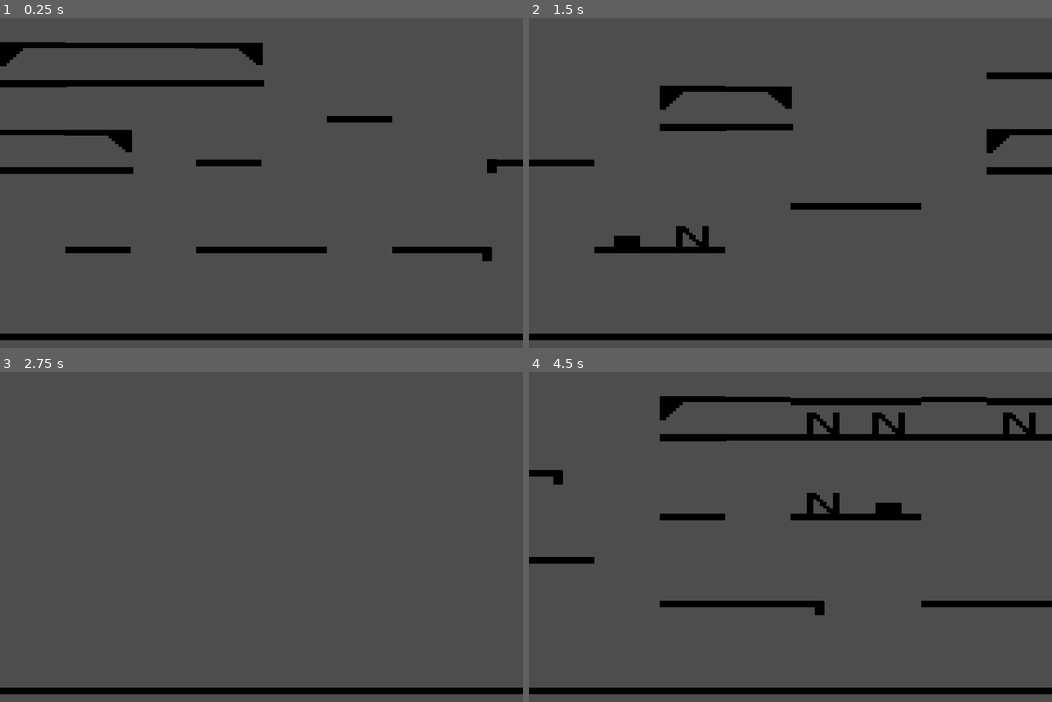
Above: before the commit, frames 1-4 (two rows, left to right).
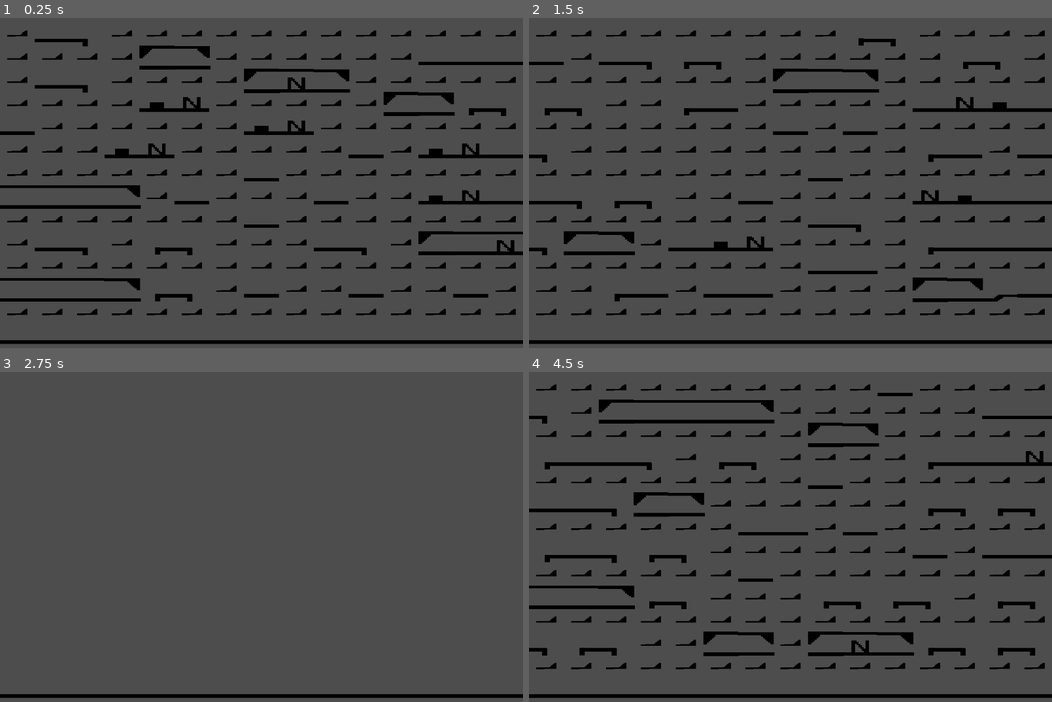
Above: after the commit, the same moments.

Repository: Deiuca/WaveFunctionCollapse
Game: Godot game, scene res://progetto.tscn
Same seed, same stepped clock (60 frames per second), same inputs: the game is played once before the commit and once after it.
Inputs:
- Up to frame 1 (0.25 s): no input
- Up to frame 2 (1.5 s): tap Enter at 0.5 s; hold R 0.53-1.28 s; tap Space at 1.25 s; tap R at 1.35 s
- Up to frame 3 (2.75 s): tap Enter at 2 s; hold R from 2.03 s (still down)
- Up to frame 4 (4.5 s): tap Space at 2.75, 4.25 s; release R at 2.78 s; tap R at 2.85, 4.35 s; tap Enter at 3.5 s; hold R 3.53-4.28 s

The runs differ from the first frame. In frame 1, 18% of the frame differs, in the area x 0-100%, y 3-99%; in frame 2, 16%; in frame 3, 3.2%; in frame 4, 18%.

Commit message:
Regolati pesi edges

Diff:
--- a/PreFabbricati/aria.tscn
+++ b/PreFabbricati/aria.tscn
@@ -9,6 +9,5 @@
 bordi = ["AV", "UOP", "EOP", "OV", "AV", "AV", "OV", "OV"]
 
 [node name="Componente" parent="." index="0" instance=ExtResource("2_qtk3c")]
-visible = false
 position = Vector2(17.3359, 13.5861)
 rotation = 3.13047
--- /dev/null
+++ b/PreFabbricati/hi_to_lo.tscn
@@ -0,0 +1,11 @@
+[gd_scene load_steps=3 format=3 uid="uid://mddxwo1si54j"]
+
+[ext_resource type="PackedScene" uid="uid://chl77nbbcyyb4" path="res://prefab.tscn" id="1_g6tn8"]
+[ext_resource type="Texture2D" uid="uid://byfv3wr07l04r" path="res://Textures/Components/HiToLoPavimento.png" id="2_thl1i"]
+
+[node name="HiToLo" instance=ExtResource("1_g6tn8")]
+bordi = ["O", "Q", "E", "A", "O", "O", "A", "A"]
+
+[node name="HiToLoPavimento" type="Sprite2D" parent="." index="0"]
+position = Vector2(10, 17)
+texture = ExtResource("2_thl1i")
--- /dev/null
+++ b/PreFabbricati/lo_to_hi.tscn
@@ -0,0 +1,11 @@
+[gd_scene load_steps=3 format=3 uid="uid://lk8dx17i2mdb"]
+
+[ext_resource type="PackedScene" uid="uid://chl77nbbcyyb4" path="res://prefab.tscn" id="1_2ddv3"]
+[ext_resource type="Texture2D" uid="uid://qwxx1aqp1tvt" path="res://Textures/Components/LoToHiPavimento.png" id="2_r75mc"]
+
+[node name="LoToHi" instance=ExtResource("1_2ddv3")]
+bordi = ["O", "U", "Q", "A", "O", "O", "A", "A"]
+
+[node name="LoToHiPavimento" type="Sprite2D" parent="." index="0"]
+position = Vector2(10, 17)
+texture = ExtResource("2_r75mc")
--- a/PreFabbricati/pavimento.tscn
+++ b/PreFabbricati/pavimento.tscn
@@ -4,7 +4,7 @@
 [ext_resource type="PackedScene" uid="uid://ccylitwrr2or5" path="res://Componenti/componente_pavimento.tscn" id="2_f6n51"]
 
 [node name="Pavimento" instance=ExtResource("1_bgpbm")]
-bordi = ["O", "P", "P", "A", "O", "O", "A", "A"]
+bordi = ["O", "PDQ", "PDQ", "A", "O", "O", "A", "A"]
 
 [node name="Componente" parent="." index="0" instance=ExtResource("2_f6n51")]
 position = Vector2(10, 15)
--- a/PreFabbricati/soffitto_nemico.tscn
+++ b/PreFabbricati/soffitto_nemico.tscn
@@ -8,8 +8,8 @@
 bordi = ["O", "R", "R", "A", "O", "O", "A", "A"]
 
 [node name="Componente" parent="." index="0"]
-position = Vector2(10, 2)
-scale = Vector2(1, 1.16)
+position = Vector2(10, 1)
+scale = Vector2(1, 0.799999)
 
 [node name="Pavimento" parent="." index="1" instance=ExtResource("2_wuvlb")]
 position = Vector2(0, 17)
--- a/generatore_livello.tscn
+++ b/generatore_livello.tscn
@@ -10,19 +10,20 @@
 [ext_resource type="PackedScene" uid="uid://4j56f5wwbxiy" path="res://PreFabbricati/soffitto_nemico.tscn" id="9_vcj1t"]
 [ext_resource type="PackedScene" uid="uid://e08g8xlyxwfm" path="res://PreFabbricati/pavimento_Edge.tscn" id="10_ca45o"]
 [ext_resource type="PackedScene" uid="uid://o8mk8o3sq8ad" path="res://PreFabbricati/pavimento_Edge_Sx.tscn" id="11_j5rob"]
+[ext_resource type="PackedScene" uid="uid://lk8dx17i2mdb" path="res://PreFabbricati/lo_to_hi.tscn" id="12_sy07l"]
 [ext_resource type="PackedScene" uid="uid://cyiw0y2r1xbqd" path="res://PreFabbricati/pavimento_ostacolo.tscn" id="12_xe1qp"]
+[ext_resource type="PackedScene" uid="uid://mddxwo1si54j" path="res://PreFabbricati/hi_to_lo.tscn" id="13_2jd8r"]
 
 [node name="Generatore Livello" type="Node2D"]
 script = ExtResource("1_mrvbu")
-width = 8
-height = 8
+width = 15
+height = 15
 generator_seed = 18
 
 [node name="Prefab_Utilizzati" type="Node2D" parent="."]
 visible = false
 
 [node name="Pavimento" parent="Prefab_Utilizzati" instance=ExtResource("2_t0bkr")]
-bordi = ["O", "PUD", "PED", "A", "O", "O", "A", "A"]
 peso = 6
 
 [node name="Pavimento Nemico_N" parent="Prefab_Utilizzati" instance=ExtResource("3_l8rym")]
@@ -52,5 +53,13 @@
 peso = 2
 
 [node name="Pavimento Edge" parent="Prefab_Utilizzati" instance=ExtResource("10_ca45o")]
+bordi = ["O", "D", "OE", "A", "O", "O", "A", "A"]
+peso = 4
 
 [node name="Pavimento Edge Sx" parent="Prefab_Utilizzati" instance=ExtResource("11_j5rob")]
+bordi = ["O", "OU", "D", "A", "O", "O", "A", "A"]
+peso = 4
+
+[node name="LoToHi" parent="Prefab_Utilizzati" instance=ExtResource("12_sy07l")]
+
+[node name="HiToLo" parent="Prefab_Utilizzati" instance=ExtResource("13_2jd8r")]
Binary file changed: Textures/Components/HiToLoPavimento.png
Binary file changed: Textures/Components/LoToHiPavimento.png
Not shown: 1 places in generatore_livello.tscn that only renumber resources
Not shown, changed: Textures/.DS_Store
